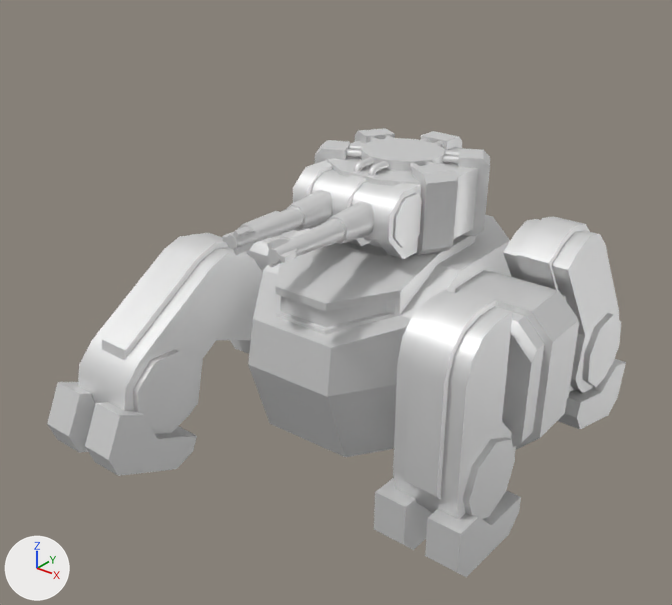
Before and after pictures for a commit that changed the glTF model glb/corsumo.glb.
The view is the same before and after, from a 50 mm camera at (55.8, -78.8, 52.3) aimed at (-2.7, -5.7, 7.0). Arrows for +X, +Y and +Z are at lower left; the lights stay in place. The older version comes first. Both versions are drawn at frame 28 of the action 'Walk'; the numbers are the values there.

Objects in the first picture: 'footbl', 'footfl', 'footfr', 'lbarrel', 'legbl', 'legfl', 'legfr', 'rbarrel', 'sleeve', 'thighfr', 'torso', 'turret'.
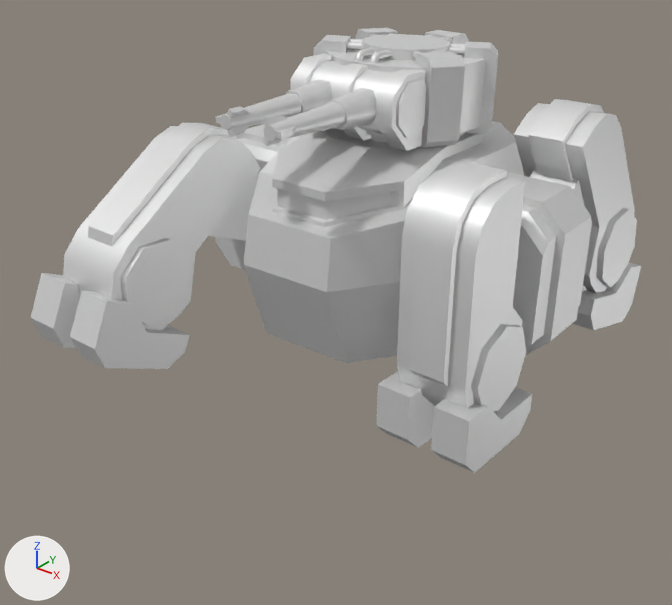
Location of each change, [x1, y1, x2, y2] in pixels of the pictures (672 x 605 px):
'torso', moved
    before: [230, 211, 579, 457]
    after: [215, 121, 592, 363]
'legfl', moved
    before: [393, 289, 516, 519]
    after: [397, 163, 525, 412]
'legfr', moved
    before: [78, 233, 263, 434]
    after: [63, 123, 261, 330]
'turret', moved
    before: [293, 128, 490, 259]
    after: [290, 28, 498, 151]
'footfr', moved
    before: [47, 349, 198, 476]
    after: [31, 238, 190, 369]
'footfl', moved
    before: [374, 437, 521, 577]
    after: [376, 324, 532, 473]
'legbl', moved
    before: [503, 216, 619, 393]
    after: [514, 99, 635, 293]
'footbl', moved
    before: [558, 313, 626, 429]
    after: [572, 208, 641, 330]
'sleeve', moved
    before: [286, 169, 392, 244]
    after: [286, 61, 392, 134]
'lbarrel', moved
    before: [267, 219, 345, 268]
    after: [263, 102, 345, 146]
'rbarrel', moved
    before: [222, 207, 303, 255]
    after: [215, 93, 301, 137]
'thighfr', moved
    before: [217, 280, 261, 340]
    after: [209, 173, 259, 241]
'thighbl', moved (not visible before)
    after: [530, 170, 584, 205]

The change, as a diff of the scene's bpy script:
```diff
--- a/glb/corsumo.glb.py
+++ b/glb/corsumo.glb.py
@@ ob_torso @@
 ob_torso = bpy.data.objects.new('torso', me_torso)
-ob_torso.location = (0.0, 0.0, 0.4)
+ob_torso.location = (0.0, 0.0, 11.8)
 ob_torso.rotation_euler = (-0.0194, 0.0107, 0.0319)  # degrees (-1.1, 0.6, 1.8)
@@ ob_thighbl @@
 ob_thighbl.parent = ob_torso
-ob_thighbl.location = (15.91, 3.99, 1.667)
+ob_thighbl.location = (15.91, 3.99, 3.234)
 ob_thighbl.rotation_euler = (0.246, -0.0165, -0.0395)  # degrees (14, -0.9, -2.3)
@@ ob_thighfl @@
 ob_thighfl.parent = ob_torso
-ob_thighfl.location = (15.91, -3.96, 0.278)
+ob_thighfl.location = (15.91, -3.96, 1.591)
 ob_thighfl.rotation_euler = (-0.0338, -0.00629, -0.0371)  # degrees (-1.9, -0.4, -2.1)
@@ ob_thighfr @@
 ob_thighfr.parent = ob_torso
-ob_thighfr.location = (-15.91, -3.96, 2.0)
+ob_thighfr.location = (-15.91, -3.96, 3.313)
 ob_thighfr.rotation_euler = (0.257, 0.00296, -0.033)  # degrees (15, 0.2, -1.9)
```
